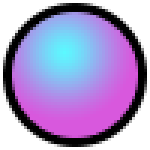
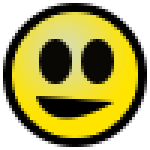
Layer changes from the first 150×150 image to the second:
added layer "Shape 1" above "Ellipse 2" over (36, 96, 114, 120)
added layer "Ellipse 2" above "Ellipse 1 copy 4" over (39, 39, 114, 84)
